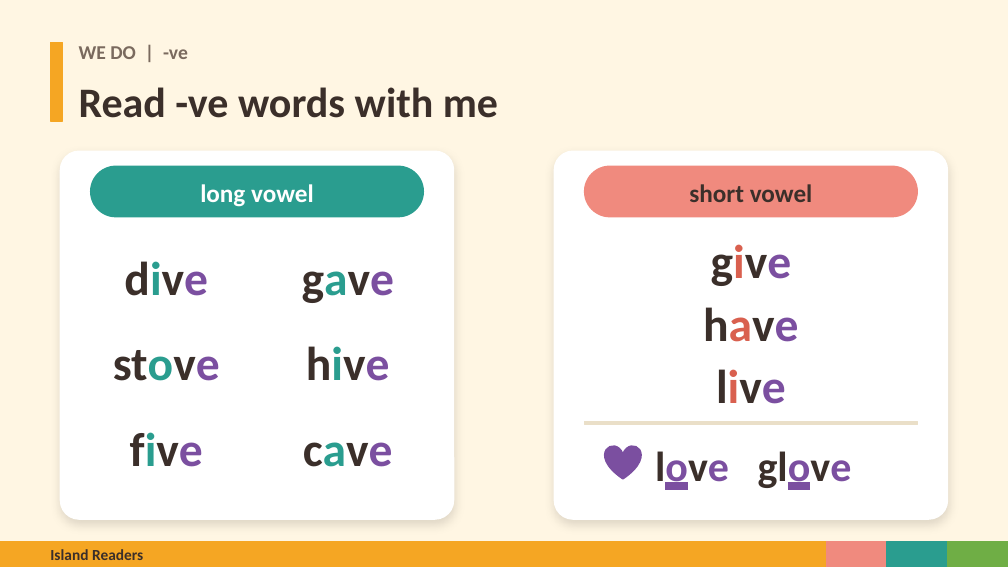
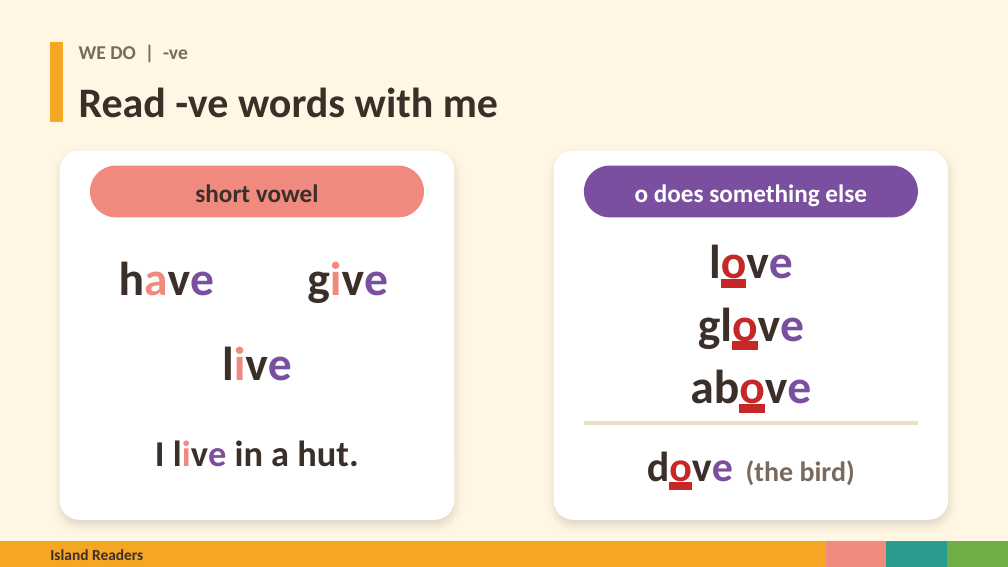
Before and after one commit to Silkwormx/island-readers, a slide deck: slide 5 of materials/unit5/Island_Readers_Tricky_e_Endings.pptx. Drawn at 1008x567 pixels with LibreOffice and Linux fonts; fonts in the diff are those of the drawing. Boxes give left, top, right and bottom in pixels: in the first picture for what was removed or moved away, otherwise in the second. Text is boxed around its words. In the diff, an @@ line names an element or a change of style, - is before the commit and + after.

```diff
--- a/materials/unit5/Island_Readers_Tricky_e_Endings.pptx
+++ b/materials/unit5/Island_Readers_Tricky_e_Endings.pptx
@@ rounded rectangle at <box>91,166,423,217</box>: fill #2A9D8F to #F08A7E; outline #2A9D8F 1 pt to #F08A7E 1 pt @@
@@ rounded rectangle at <box>585,166,917,217</box>: fill #F08A7E to #7B4FA0; outline #F08A7E 1 pt to #7B4FA0 1 pt @@
@@ text at <box>195,184,319,202</box>: text changed; text colour #FFFFFF to #3B2F2A @@
-long vowel
+short vowel
@@ text at <box>635,184,867,207</box>: text changed; text colour #3B2F2A to #FFFFFF @@
-short vowel
+o does something else
@@ text at <box>119,261,214,296</box>: text changed @@
-dive
+have
@@ text at <box>307,261,388,303</box>: text changed @@
-gave
+give
@@ text at <box>709,244,793,288</box>: text changed @@
-give
+love
@@ text at <box>698,307,804,350</box>: text changed @@
-have
+glove
@@ text at <box>222,346,292,381</box>: text changed @@
-stove
+live
@@ text removed at <box>306,346,390,381</box> @@
-hive
@@ text at <box>690,369,811,413</box>: text changed @@
-live
+above
@@ text at <box>155,440,358,467</box>: text changed; size 34 to 26 pt @@
-five
+I live in a hut.
@@ text removed at <box>303,442,393,467</box> @@
-cave
@@ heart removed at <box>605,446,641,479</box> @@
@@ text at <box>647,451,855,490</box>: text changed; size 30 to 20 pt; text colour #3B2F2A to #7A6A5E @@
-love glove
+dove (the bird)
```
Also in this commit, not shown: 15 other slides changed, 13 slides added, 2 slides removed, 41 other files.
